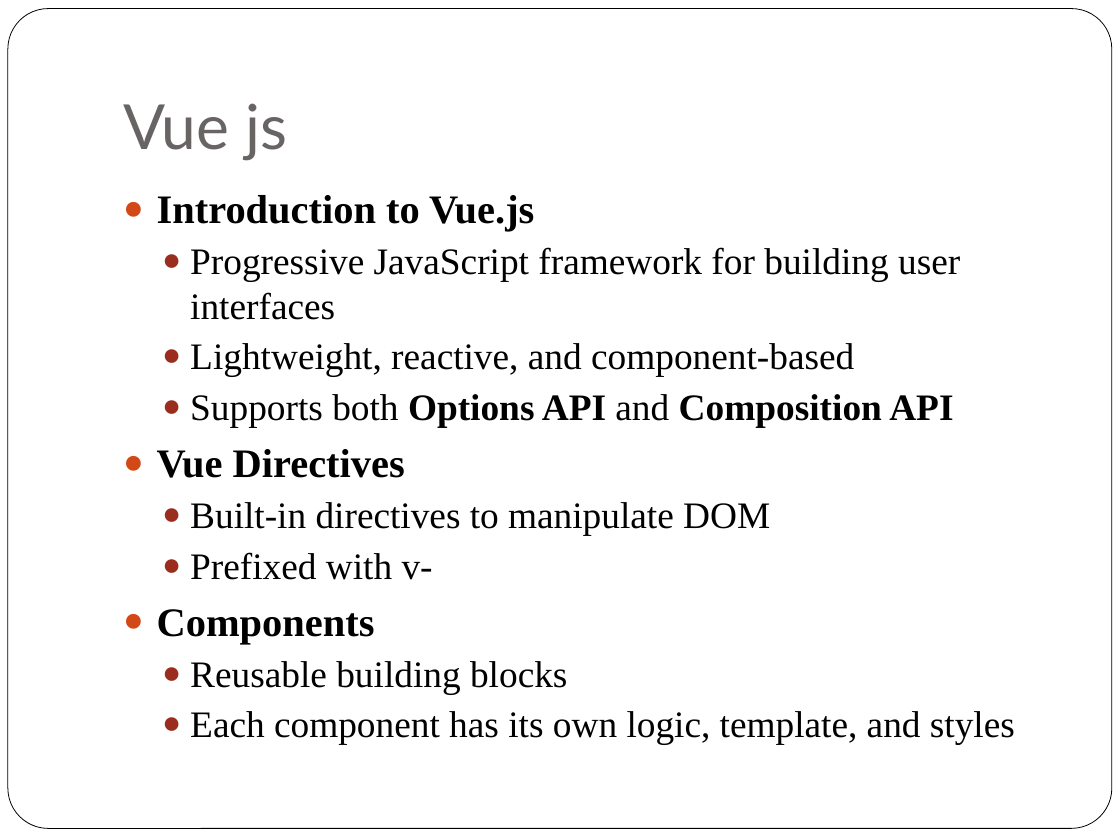
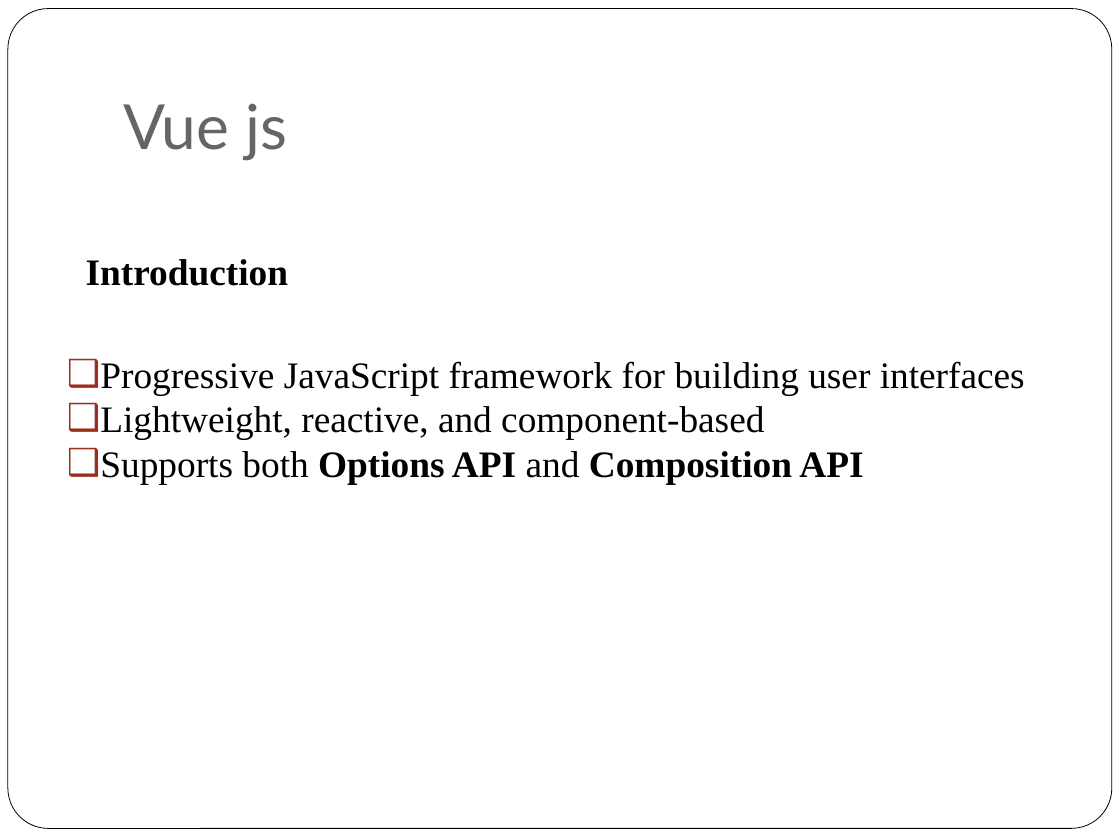
Before and after one commit to rosemarythomas994/VueR-assignment, a slide deck: slide 14 of Presentation Assignment.pptx (slide 9 before the commit). Drawn at 1120x840 pixels with LibreOffice and Linux fonts; fonts in the diff are those of the drawing. Boxes give left, top, right and bottom in pixels: in the first picture for what was removed or moved away, otherwise in the second. Text is boxed around its words. In the diff, an @@ line names an element or a change of style, - is before the commit and + after.

```diff
--- a/Presentation Assignment.pptx
+++ b/Presentation Assignment.pptx
@@ text removed at (157, 195, 1015, 745) @@
-● Introduction to Vue.js
-  ● Progressive JavaScript framework for building user interfaces
-  ● Lightweight, reactive, and component-based
-  ● Supports both Options API and Composition API
-● Vue Directives
-  ● Built-in directives to manipulate DOM
-  ● Prefixed with v-
-● Components
-  ● Reusable building blocks
-  ● Each component has its own logic, template, and styles
@@ text added at (86, 259, 289, 286), 24 pt, text #000000, bold @@
+Introduction
@@ text added at (100, 361, 1025, 484), 24 pt, text #000000 @@
+❑ Progressive JavaScript framework for building user interfaces
+❑ Lightweight, reactive, and component-based
+❑ Supports both Options API and Composition API
```
Also in this commit, not shown: 1 other slide changed, 7 slides added, 1 slide removed, 5 other files.
